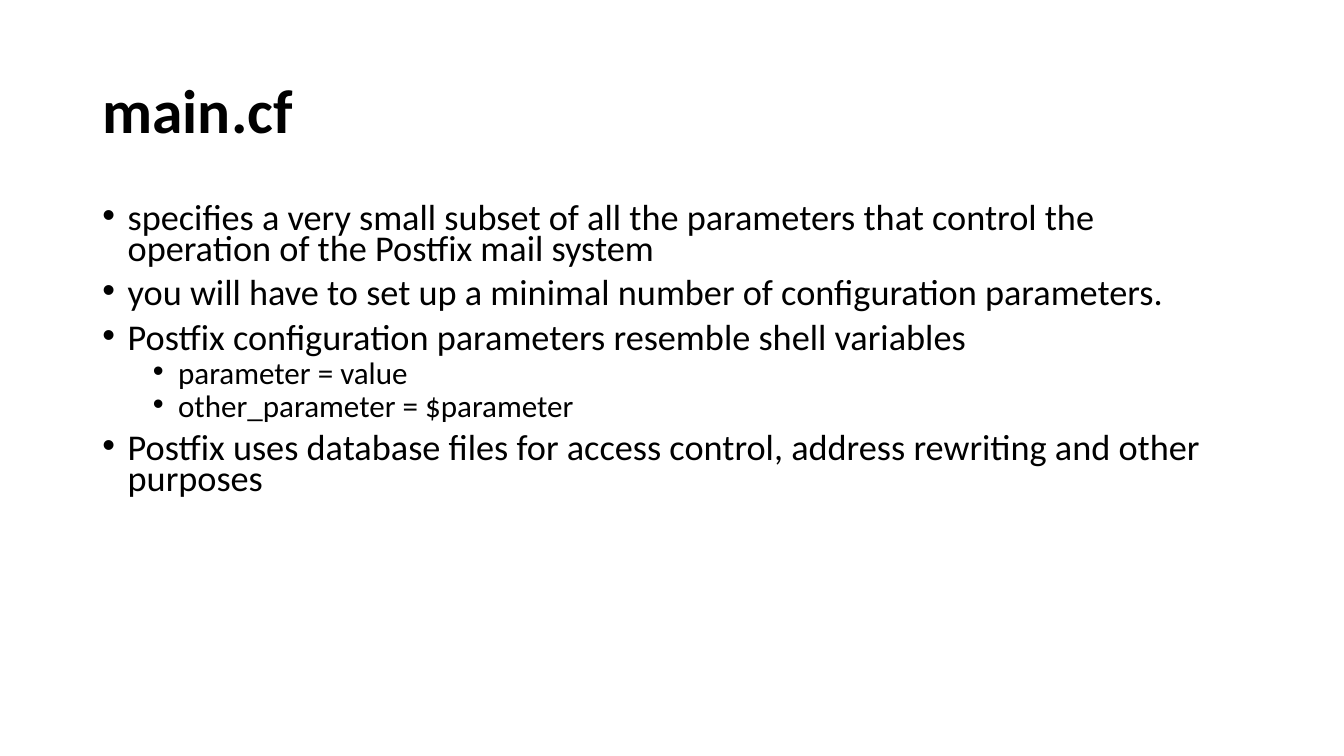
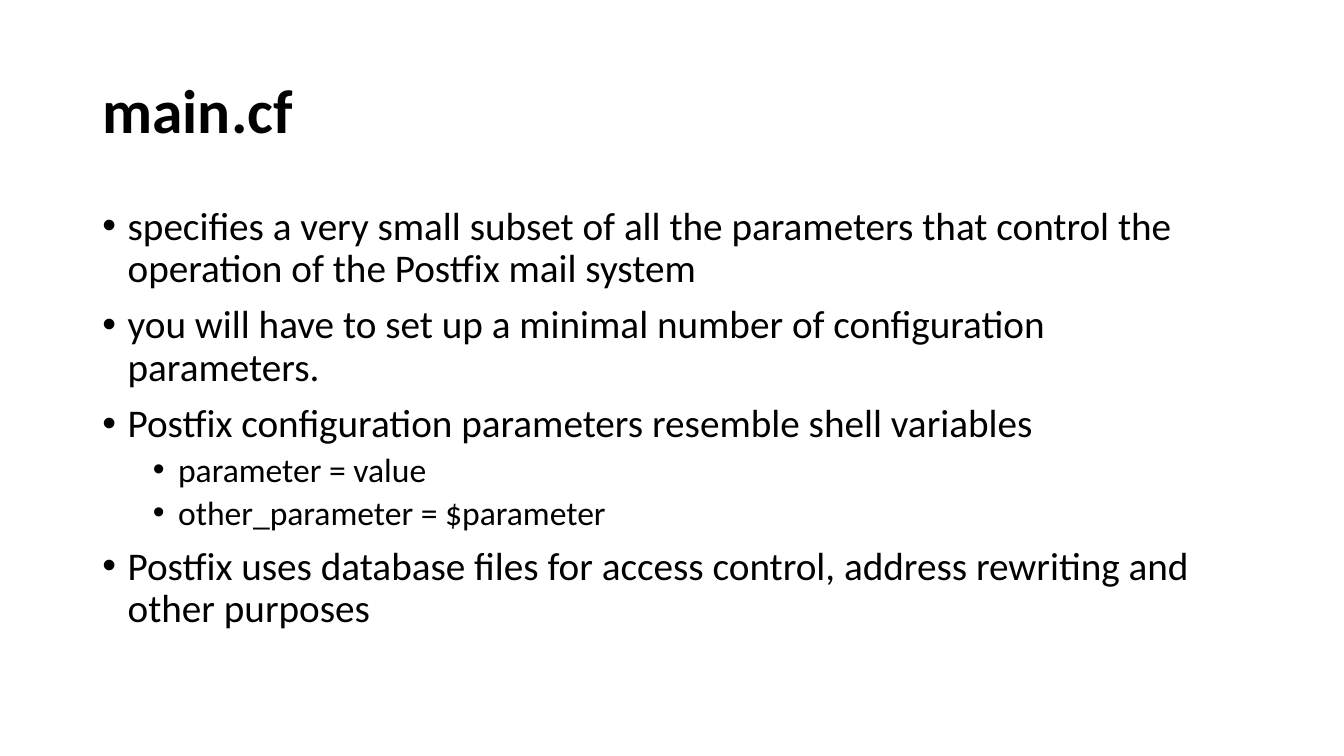
Before and after one commit to afnog/afnog.github.io, a slide deck: slide 7 of sse/postfix/postfix_preso.pptx (slide 8 before the commit). Drawn at 1344x756 pixels with LibreOffice and Linux fonts; fonts in the diff are those of the drawing. Boxes give left, top, right and bottom in pixels: in the first picture for what was removed or moved away, otherwise in the second. Text is boxed around its words. In the diff, an @@ line names an element or a change of style, - is before the commit and + after.

```diff
--- a/sse/postfix/postfix_preso.pptx
+++ b/sse/postfix/postfix_preso.pptx
@@ text "specifies a very small subset ..." at (128,212,1189,629): size 25.9 to 28 pt in "specifies a very small subset of all ...", "you will have to set up a ...", "Postfix configuration parameters resemble shell variables", "Postfix uses database files for access control, ..."; size 22.2 to 24 pt in "parameter = value", "other_parameter = $parameter"; line spacing 0.7 to 0.9 @@
```
Also in this commit, not shown: 1 other slide changed, 1 slide removed, 1 other file.
